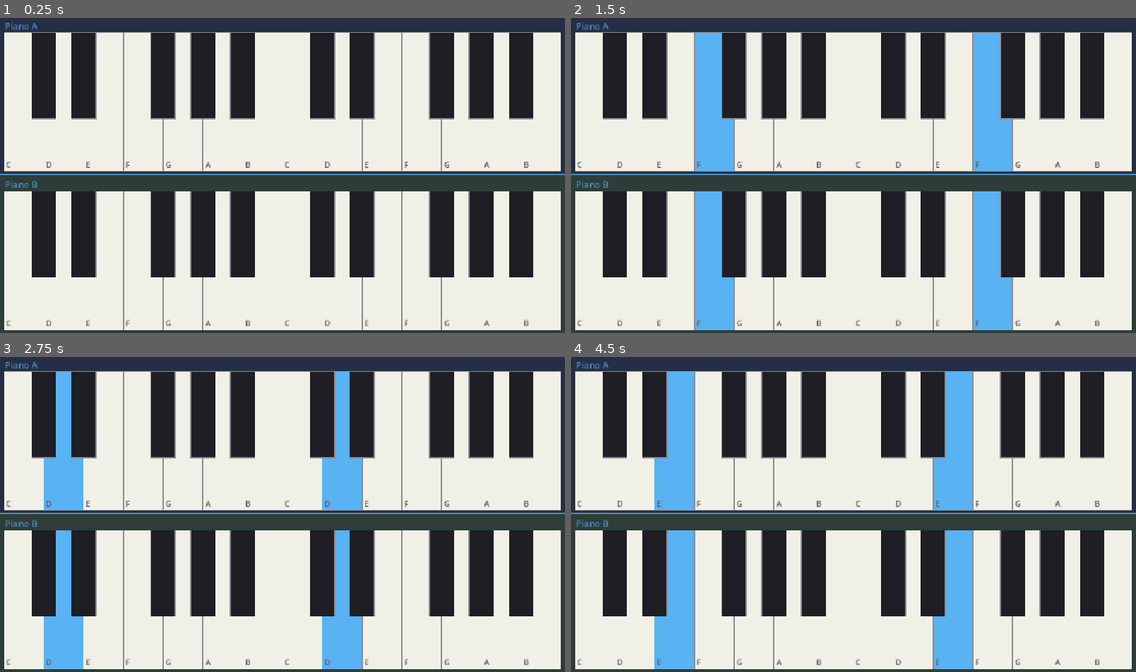
Above: before the commit, frames 1-4 (two rows, left to right).
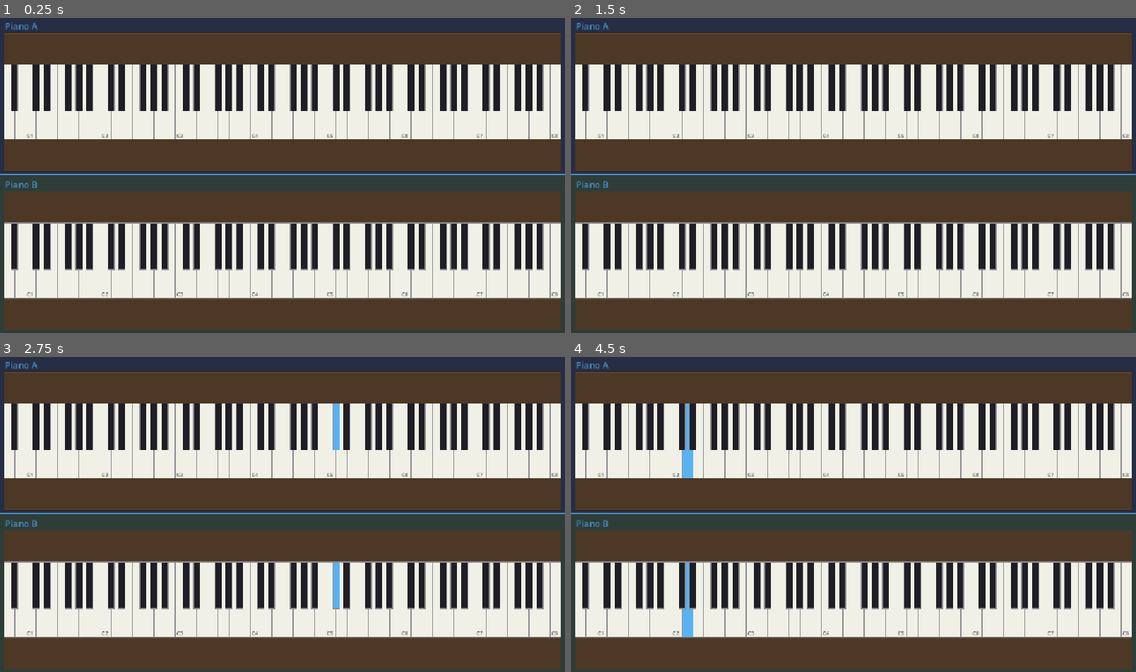
Above: after the commit, the same moments.

Repository: bitflipper42/Instrument
Game: Godot game, scene res://main.tscn
Two runs of this game, one before a commit and one after it. Both use one fixed random seed, a clock stepped at 60 frames per second and the inputs below.
Inputs (mouse positions are in pixels of both pictures, inside the frame that each line leads up to):
- Up to frame 1 (0.25 s): no input
- Up to frame 2 (1.5 s): tap Enter at 0.5 s; move the mouse to (977, 159) at 0.52 s; click (977, 159) at 0.67 s; tap Space at 1.25 s; move the mouse to (740, 191) at 1.27 s; click (740, 191) at 1.42 s
- Up to frame 3 (2.75 s): tap Enter at 2 s; move the mouse to (339, 445) at 2.02 s; click (339, 445) at 2.17 s
- Up to frame 4 (4.5 s): tap Space at 2.75, 4.25 s; move the mouse to (825, 577) at 2.77 s; click (825, 577) at 2.92 s; tap Enter at 3.5 s; move the mouse to (1023, 561) at 3.52 s; click (1023, 561) at 3.67 s; move the mouse to (684, 467) at 4.27 s; click (684, 467) at 4.42 s

The runs differ from the first frame. In frame 1, 60% of the frame differs, in the area x 0-100%, y 4-100%; in frame 2, 63%; in frame 3, 62%; in frame 4, 63%.

Commit message:
Upgrade PianoInstrument to full 88-key layout with realistic proportions.
Render A0–C8 with octave-qualified notes and top/bottom stretchers so keys keep a natural depth-to-width ratio.

Co-authored-by: Cursor <cursoragent@cursor.com>

Diff:
--- a/piano_instrument.gd
+++ b/piano_instrument.gd
@@ -1,27 +1,35 @@
 class_name PianoInstrument
 extends BasicInstrument
 
-## Full-width piano keyboard derived from BasicInstrument. Draws white and black
-## keys across the tile and emits note names on click.
-
-const WHITE_NOTES: PackedStringArray = ["C", "D", "E", "F", "G", "A", "B"]
-const BLACK_NOTES: PackedStringArray = ["C#", "D#", "F#", "G#", "A#"]
-## White-key index within an octave that has a black key to its right.
-const BLACK_AFTER_WHITE: PackedInt32Array = [0, 1, 3, 4, 5]
-
-@export var start_octave: int = 3
-@export var octave_count: int = 2
+## Full 88-key piano (A0–C8) derived from BasicInstrument. Draws all white and
+## black keys across the tile and emits octave-qualified note names on click.
+
+const MIDI_LOW := 21   # A0
+const MIDI_HIGH := 108 # C8
+const WHITE_PITCH_CLASSES: PackedInt32Array = [0, 2, 4, 5, 7, 9, 11]
+## Pitch-class index within an octave -> 1 if a black key sits to its right.
+const BLACK_OFFSET_BY_PC: PackedInt32Array = [1, 0, 1, 0, 0, 1, 0, 1, 0, 1, 0, 0]
 
 @export var white_key_color: Color = Color(0.94, 0.94, 0.90)
 @export var black_key_color: Color = Color(0.12, 0.12, 0.14)
 @export var key_border_color: Color = Color(0.55, 0.55, 0.58)
 @export var active_key_color: Color = Color(0.35, 0.70, 0.95)
+@export var stretcher_color: Color = Color(0.30, 0.22, 0.15)
+@export var stretcher_border_color: Color = Color(0.18, 0.12, 0.08)
+
+## White-key depth / width ratio on a real piano (~165 mm / 23.5 mm).
+const WHITE_KEY_DEPTH_RATIO := 7.0
+const BLACK_KEY_HEIGHT_RATIO := 0.62
+const WHITE_KEY_COUNT := 52
 
 const TITLE_HEIGHT := 28.0
 const KEYBOARD_PADDING := Vector2(8.0, 6.0)
 
 var _white_keys: Array[Dictionary] = []
 var _black_keys: Array[Dictionary] = []
+var _top_stretcher_rect := Rect2()
+var _bottom_stretcher_rect := Rect2()
+var _keyboard_area := Rect2()
 
 
 func _ready() -> void:
@@ -45,9 +53,33 @@
 		emit_note(note)
 
 
+## Accepts octave-qualified names ("C4", "A0") and plain chromatic names ("C").
+func emit_note(note: String) -> bool:
+	var n := _normalize_pitch(note)
+	if n == "" or not _is_valid_piano_note(n):
+		push_warning("PianoInstrument: invalid note '%s'" % note)
+		return false
+	current_note = n
+	queue_redraw()
+	note_emitted.emit(n)
+	return true
+
+
+func receive_note(note: String) -> bool:
+	var n := _normalize_pitch(note)
+	if n == "":
+		push_warning("PianoInstrument: invalid note '%s'" % note)
+		return false
+	current_note = n
+	queue_redraw()
+	note_received.emit(n)
+	return true
+
+
 func _draw() -> void:
+	_update_layout()
 	_draw_tile_chrome()
-	_rebuild_key_layout()
+	_draw_stretchers()
 	_draw_keyboard()
 
 
@@ -63,7 +95,7 @@
 			HORIZONTAL_ALIGNMENT_LEFT, -1, font_size, border_color)
 
 
-func _keyboard_rect() -> Rect2:
+func _body_rect() -> Rect2:
 	var origin := KEYBOARD_PADDING + Vector2(0.0, TITLE_HEIGHT)
 	var size := tile_size - origin - KEYBOARD_PADDING
 	size.x = maxf(size.x, 0.0)
@@ -71,34 +103,85 @@
 	return Rect2(origin, size)
 
 
-func _rebuild_key_layout() -> void:
+func _update_layout() -> void:
 	_white_keys.clear()
 	_black_keys.clear()
-	var area := _keyboard_rect()
+
+	var body := _body_rect()
+	if body.size.x <= 0.0 or body.size.y <= 0.0:
+		_top_stretcher_rect = Rect2()
+		_bottom_stretcher_rect = Rect2()
+		_keyboard_area = Rect2()
+		return
+
+	var white_width := body.size.x / float(WHITE_KEY_COUNT)
+	var ideal_keyboard_height := white_width * WHITE_KEY_DEPTH_RATIO
+	var keyboard_height := minf(ideal_keyboard_height, body.size.y)
+	var leftover := body.size.y - keyboard_height
+	var top_stretcher_height := leftover * 0.5
+	var bottom_stretcher_height := leftover - top_stretcher_height
+
+	_top_stretcher_rect = Rect2(body.position, Vector2(body.size.x, top_stretcher_height))
+	_keyboard_area = Rect2(
+		body.position + Vector2(0.0, top_stretcher_height),
+		Vector2(body.size.x, keyboard_height))
+	_bottom_stretcher_rect = Rect2(
+		_keyboard_area.position + Vector2(0.0, keyboard_height),
+		Vector2(body.size.x, bottom_stretcher_height))
+
+	_build_keys_in_area(_keyboard_area)
+
+
+func _draw_stretchers() -> void:
+	_draw_stretcher(_top_stretcher_rect)
+	_draw_stretcher(_bottom_stretcher_rect)
+
+
+func _draw_stretcher(rect: Rect2) -> void:
+	if rect.size.y <= 0.0:
+		return
+	draw_rect(rect, stretcher_color, true)
+	draw_rect(rect, stretcher_border_color, false, 1.0)
+	var inset := Rect2(rect.position + Vector2(2.0, 2.0), rect.size - Vector2(4.0, 4.0))
+	if inset.size.x > 0.0 and inset.size.y > 0.0:
+		draw_rect(inset, stretcher_color.lightened(0.06), false, 1.0)
+
+
+func _build_keys_in_area(area: Rect2) -> void:
 	if area.size.x <= 0.0 or area.size.y <= 0.0:
 		return
 
-	var white_count := octave_count * WHITE_NOTES.size()
+	var white_midis: Array[int] = []
+	for midi in range(MIDI_LOW, MIDI_HIGH + 1):
+		if _is_white_key(midi):
+			white_midis.append(midi)
+
+	var white_count := white_midis.size()
 	var white_width := area.size.x / float(white_count)
 	var white_height := area.size.y
 	var black_width := white_width * 0.62
-	var black_height := white_height * 0.62
-
-	for octave in octave_count:
-		for white_index in WHITE_NOTES.size():
-			var global_white := octave * WHITE_NOTES.size() + white_index
-			var note := WHITE_NOTES[white_index]
-			var key_rect := Rect2(
-				area.position + Vector2(white_width * global_white, 0.0),
-				Vector2(white_width, white_height))
-			_white_keys.append({"note": note, "rect": key_rect})
-
-			if BLACK_AFTER_WHITE.has(white_index):
-				var black_note := BLACK_NOTES[BLACK_AFTER_WHITE.find(white_index)]
+	var black_height := white_height * BLACK_KEY_HEIGHT_RATIO
+
+	for i in white_count:
+		var midi: int = white_midis[i]
+		var key_rect := Rect2(
+			area.position + Vector2(white_width * i, 0.0),
+			Vector2(white_width, white_height))
+		var note := _midi_to_name(midi)
+		_white_keys.append({"note": note, "midi": midi, "rect": key_rect})
+
+		var pc := midi % 12
+		if BLACK_OFFSET_BY_PC[pc] == 1:
+			var black_midi := midi + 1
+			if black_midi <= MIDI_HIGH:
 				var black_rect := Rect2(
 					Vector2(key_rect.position.x + white_width - black_width * 0.5, area.position.y),
 					Vector2(black_width, black_height))
-				_black_keys.append({"note": black_note, "rect": black_rect})
+				_black_keys.append({
+					"note": _midi_to_name(black_midi),
+					"midi": black_midi,
+					"rect": black_rect,
+				})
 
 
 func _draw_keyboard() -> void:
@@ -110,23 +193,23 @@
 
 func _draw_key(rect: Rect2, note: String, is_black: bool) -> void:
 	var fill := black_key_color if is_black else white_key_color
-	if note == current_note:
+	if _note_matches(note):
 		fill = active_key_color
 	draw_rect(rect, fill, true)
 	draw_rect(rect, key_border_color, false, 1.0)
 
-	if not is_black:
+	if not is_black and note.begins_with("C"):
 		var font := ThemeDB.fallback_font
-		var font_size := clampi(int(rect.size.x * 0.22), 10, 16)
-		var label_y := rect.position.y + rect.size.y - 8.0
+		var font_size := clampi(int(rect.size.x * 0.55), 6, 11)
+		var label_y := rect.position.y + rect.size.y - 4.0
 		draw_string(
-			font, Vector2(rect.position.x + 4.0, label_y), note,
-			HORIZONTAL_ALIGNMENT_LEFT, rect.size.x - 8.0, font_size,
+			font, Vector2(rect.position.x + 2.0, label_y), note,
+			HORIZONTAL_ALIGNMENT_LEFT, rect.size.x - 4.0, font_size,
 			Color(0.35, 0.35, 0.38))
 
 
 func _note_at(local_pos: Vector2) -> String:
-	_rebuild_key_layout()
+	_update_layout()
 	for key in _black_keys:
 		if (key["rect"] as Rect2).has_point(local_pos):
 			return key["note"]
@@ -134,3 +217,72 @@
 		if (key["rect"] as Rect2).has_point(local_pos):
 			return key["note"]
 	return ""
+
+
+func _is_white_key(midi: int) -> bool:
+	return WHITE_PITCH_CLASSES.has(midi % 12)
+
+
+func _midi_to_name(midi: int) -> String:
+	var octave := int(midi / 12) - 1
+	return CHROMATIC[midi % 12] + str(octave)
+
+
+func _name_to_midi(note: String) -> int:
+	var parsed := _split_pitch(note)
+	if parsed.is_empty():
+		return -1
+	var pitch: String = parsed["pitch"]
+	var octave: int = parsed["octave"]
+	var pc := CHROMATIC.find(pitch)
+	if pc < 0:
+		return -1
+	return (octave + 1) * 12 + pc
+
+func _split_pitch(note: String) -> Dictionary:
+	var n := note.strip_edges()
+	if n.is_empty():
+		return {}
+	var octave_start := -1
+	for i in n.length():
+		if n[i].is_valid_int():
+			octave_start = i
+			break
+	if octave_start < 0:
+		return {}
+	var pitch_part := normalize_note(n.substr(0, octave_start))
+	if not CHROMATIC.has(pitch_part):
+		return {}
+	var octave_str := n.substr(octave_start)
+	if not octave_str.is_valid_int():
+		return {}
+	return {"pitch": pitch_part, "octave": int(octave_str)}
+
+
+func _normalize_pitch(note: String) -> String:
+	var parsed := _split_pitch(note)
+	if not parsed.is_empty():
+		return parsed["pitch"] + str(parsed["octave"])
+	var pitch := normalize_note(note)
+	if CHROMATIC.has(pitch):
+		return pitch
+	return ""
+
+
+func _is_valid_piano_note(note: String) -> bool:
+	var parsed := _split_pitch(note)
+	if parsed.is_empty():
+		return CHROMATIC.has(normalize_note(note))
+	var midi := _name_to_midi(note)
+	return midi >= MIDI_LOW and midi <= MIDI_HIGH
+
+
+func _note_matches(key_note: String) -> bool:
+	if current_note == "":
+		return false
+	if key_note == current_note:
+		return true
+	var current_parsed := _split_pitch(current_note)
+	if current_parsed.is_empty():
+		return normalize_note(current_note) == normalize_note(_split_pitch(key_note).get("pitch", key_note))
+	return false
